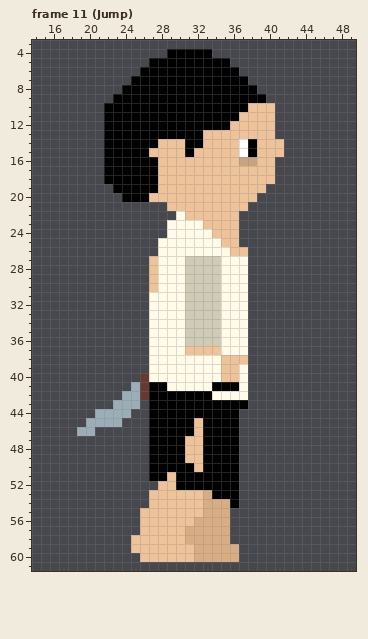
Pixel-art file: assets/personajes/protagonista.aseprite. Above: the version before the commit.
64x64 pixels, 13 frames. Shown: frame 11 (Jump): x 14..49, y 3..61. The commit also changed other frames, which this record leaves out.
And afterwards:
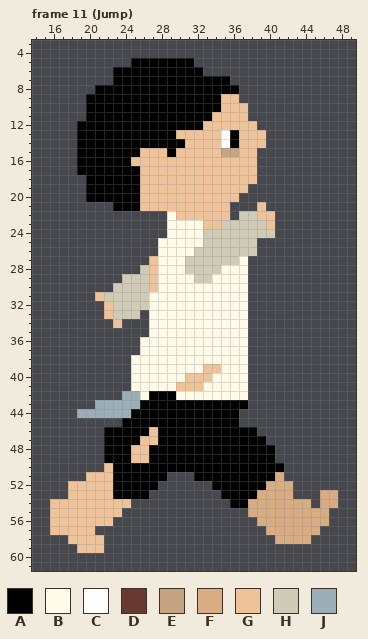
Palette (. is transparent): A #000000  B #fffbe8  C #ffffff  D #663931  E #c6a381  F #d9ad84  G #eec39a  H #d0cbb7  J #9badb7
Difference:
Changed rows in their new state; - is an unchanged pixel.
Frame 11 (Jump):
first column x 16:
 4 -------------.....--------------
 5 ---------AA-----....------------
 6 -------AAA-------....-----------
 7 -------AA-----------..----------
 8 -----AAA-------------..---------
 9 ----AAA------------GG...--------
10 ----AA-------------GGG...-------
11 ----AA------------GGG-...-------
12 ---AAA-----------GGG---..-------
13 ---AAA--------GGG--CA---.-------
14 ---AAA------AAAGG--CAGG-..------
15 ---AAA----G--A-G---EEGG...------
16 ---AAA---GGG---------GG..-------
17 ---AAA----GG-----------..-------
18 ----AA----GG-----------..-------
19 ----AAA---GG----------..--------
20 ----AAAA--G----------..---------
21 -------AAAGGG-------..-G--------
22 -------------BG-----.HHGG-------
23 -------------------HHHHHG-------
24 -----------------HHHHHHHH-------
25 -----------------HHHHHH---------
26 ----------------HHHHHHH---------
27 -------------------HH-----------
28 ----------H---------------------
29 --------HHH----B--B-------------
30 -------HHHH----BBBB-------------
31 -----GHHHHH----BBBB-------------
32 ------GHHHH----BBBB-------------
33 ------GHHH-----BBBB-------------
34 -------G-------BBBB-------------
35 ---------------BBBB-------------
36 ----------B----BBBB-------------
37 ----------B----BBBB-------------
38 ---------BB--------BBB----------
39 ---------BB------GGBB-----------
40 ---------BB----GGG-BB-----------
41 ---------BBBB-GGG-BBB-----------
42 ----------B---BBBB--------------
43 -----JJ---A---------------------
44 ---JJ----AA---------------------
45 ----....AAA-----A---------------
46 ---..-AAAAAG----A----AA---------
47 ------AAAAGG---AA----AAA--------
48 ------AAAGG----AA----AAAA-------
49 ------AAAGG----AA----AAAA-------
50 ------GAAAA-----A----AAAAA------
51 ----GGGAAAA--...-----AAAAF------
52 --GGGGGAAAAA......---AAAFFF-----
53 --GGGGGAAAA........--AAFFFF---FF
54 GGGGGGGGG--.........-AFFFFFFF-FF
55 GGGGGGGG--..........--FFFFFFFFF-
56 GGGGGGG---..........---FFFFFFFF-
57 GGGGG-----..........----FFFFFF--
58 --GGGG---...........-----FFFF---
59 ---GGG---............-----------
60 ----------...........-----------
Boxes around the changes in both pictures, in picture pixels (x1, y1, x2, y2):
changed: (50, 49, 338, 562)
